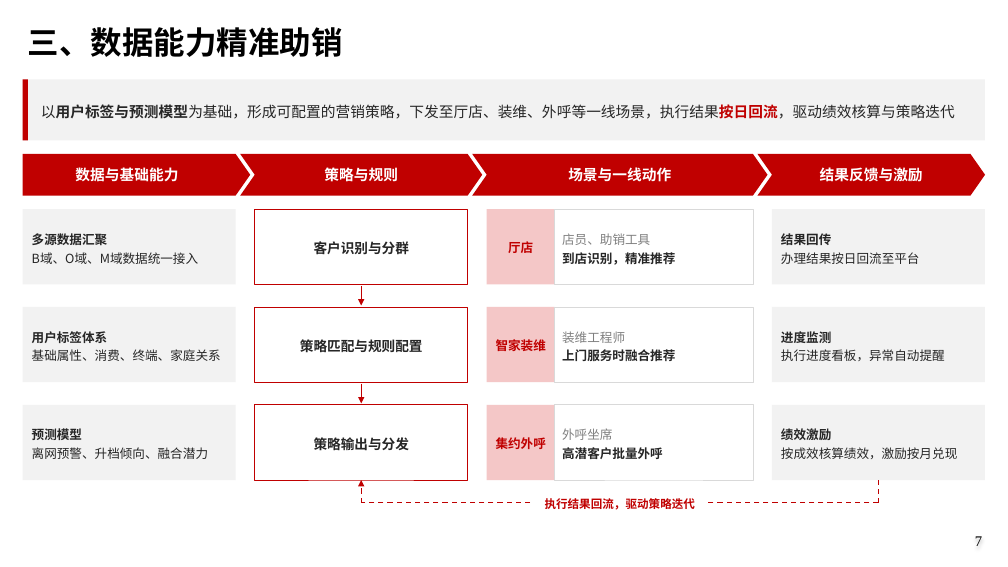
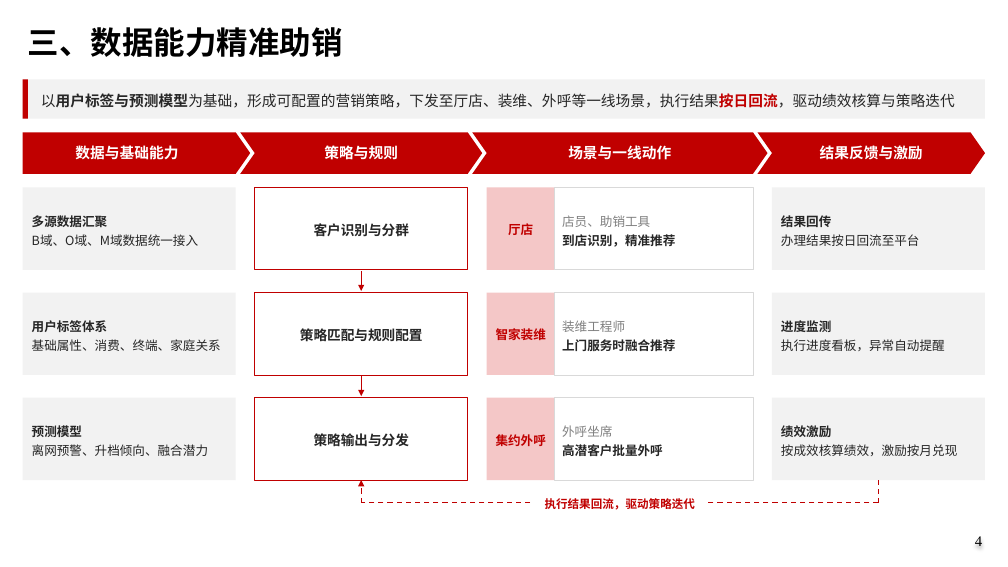
Before and after one commit to shenxiaofeng-pro/unicom-ppt, a slide deck: slide 4 of examples/demo_business_report.pptx (slide 7 before the commit). Drawn at 1008x567 pixels with LibreOffice and Linux fonts; fonts in the diff are those of the drawing; background and template pictures are left out. Boxes give left, top, right and bottom in pixels: in the first picture for what was removed or moved away, otherwise in the second. Text is boxed around its words. In the diff, an @@ line names an element or a change of style, - is before the commit and + after.

```diff
--- a/examples/demo_business_report.pptx
+++ b/examples/demo_business_report.pptx
@@ rectangle: place and size @@
-rectangle at [23,79,985,141]
+rectangle at [23,79,985,119]
@@ rectangle: place and size @@
-rectangle at [23,79,28,141]
+rectangle at [23,79,28,119]
@@ text "以用户标签与预测模型为基础，形成可配置的营销策略，下发至厅店、装维、外呼等一线场景，执行结果按日回流，驱动绩效核算与策略 ...": place and size @@
-text "以用户标签与预测模型为基础，形成可配置的营销策略，下发至厅店、装维、外呼等一线场景，执行结果按日回流，驱动绩效核算与策略 ..." at [41,104,955,119]
+text "以用户标签与预测模型为基础，形成可配置的营销策略，下发至厅店、装维、外呼等一线场景，执行结果按日回流，驱动绩效核算与策略 ..." at [41,93,955,108]
@@ 3 chevrons, 1 pentagon arrow: place and size @@
-3 chevrons, 1 pentagon arrow at [23,154,985,196]
+3 chevrons, 1 pentagon arrow at [23,132,985,174]
@@ rectangle "多源数据汇聚": place and size @@
-rectangle "多源数据汇聚" at [23,209,236,284]
+rectangle "多源数据汇聚" at [23,188,236,270]
@@ rectangle "客户识别与分群": place and size @@
-rectangle "客户识别与分群" at [255,209,468,284]
+rectangle "客户识别与分群" at [255,188,468,270]
@@ rectangle "厅店": place and size @@
-rectangle "厅店" at [487,209,555,284]
+rectangle "厅店" at [487,188,555,270]
@@ rectangle "店员、助销工具": place and size @@
-rectangle "店员、助销工具" at [555,209,753,284]
+rectangle "店员、助销工具" at [555,188,753,270]
@@ rectangle "结果回传": place and size @@
-rectangle "结果回传" at [772,209,985,284]
+rectangle "结果回传" at [772,188,985,270]
@@ rectangle "用户标签体系": place and size @@
-rectangle "用户标签体系" at [23,307,236,382]
+rectangle "用户标签体系" at [23,293,236,375]
@@ rectangle "策略匹配与规则配置": place and size @@
-rectangle "策略匹配与规则配置" at [255,307,468,382]
+rectangle "策略匹配与规则配置" at [255,293,468,375]
@@ arrow moved from (361, 286) - (361, 306) to (361, 271) - (361, 291) @@
@@ rectangle "智家装维": place and size @@
-rectangle "智家装维" at [487,307,555,382]
+rectangle "智家装维" at [487,293,555,375]
@@ rectangle "装维工程师": place and size @@
-rectangle "装维工程师" at [555,307,753,382]
+rectangle "装维工程师" at [555,293,753,375]
@@ rectangle "进度监测": place and size @@
-rectangle "进度监测" at [772,307,985,382]
+rectangle "进度监测" at [772,293,985,375]
@@ arrow moved from (361, 384) - (361, 404) to (361, 377) - (361, 396) @@
@@ rectangle "预测模型": place and size @@
-rectangle "预测模型" at [23,405,236,480]
+rectangle "预测模型" at [23,398,236,480]
@@ rectangle "策略输出与分发": place and size @@
-rectangle "策略输出与分发" at [255,405,468,480]
+rectangle "策略输出与分发" at [255,398,468,480]
@@ rectangle "集约外呼": place and size @@
-rectangle "集约外呼" at [487,405,555,480]
+rectangle "集约外呼" at [487,398,555,480]
@@ rectangle "外呼坐席": place and size @@
-rectangle "外呼坐席" at [555,405,753,480]
+rectangle "外呼坐席" at [555,398,753,480]
@@ rectangle "绩效激励": place and size @@
-rectangle "绩效激励" at [772,405,985,480]
+rectangle "绩效激励" at [772,398,985,480]
@@ page number at [975,536,982,546]: text changed @@
-7
+4
```
Also in this commit, not shown: 1 other slide changed, 3 slides removed, 38 other files.
